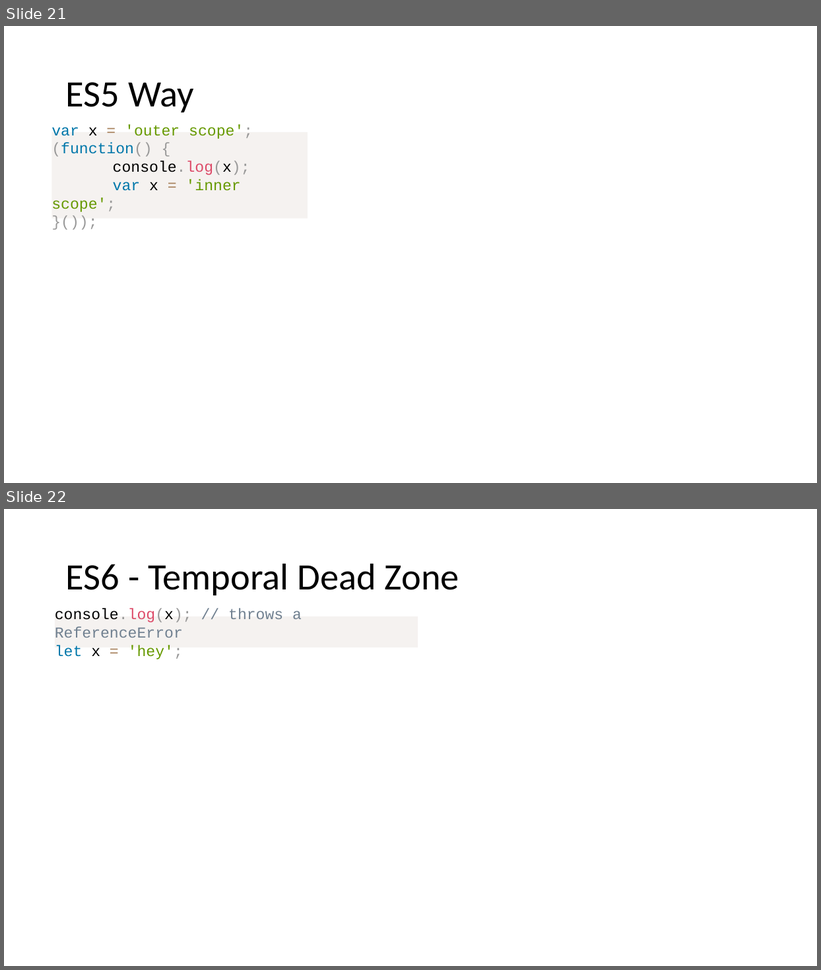
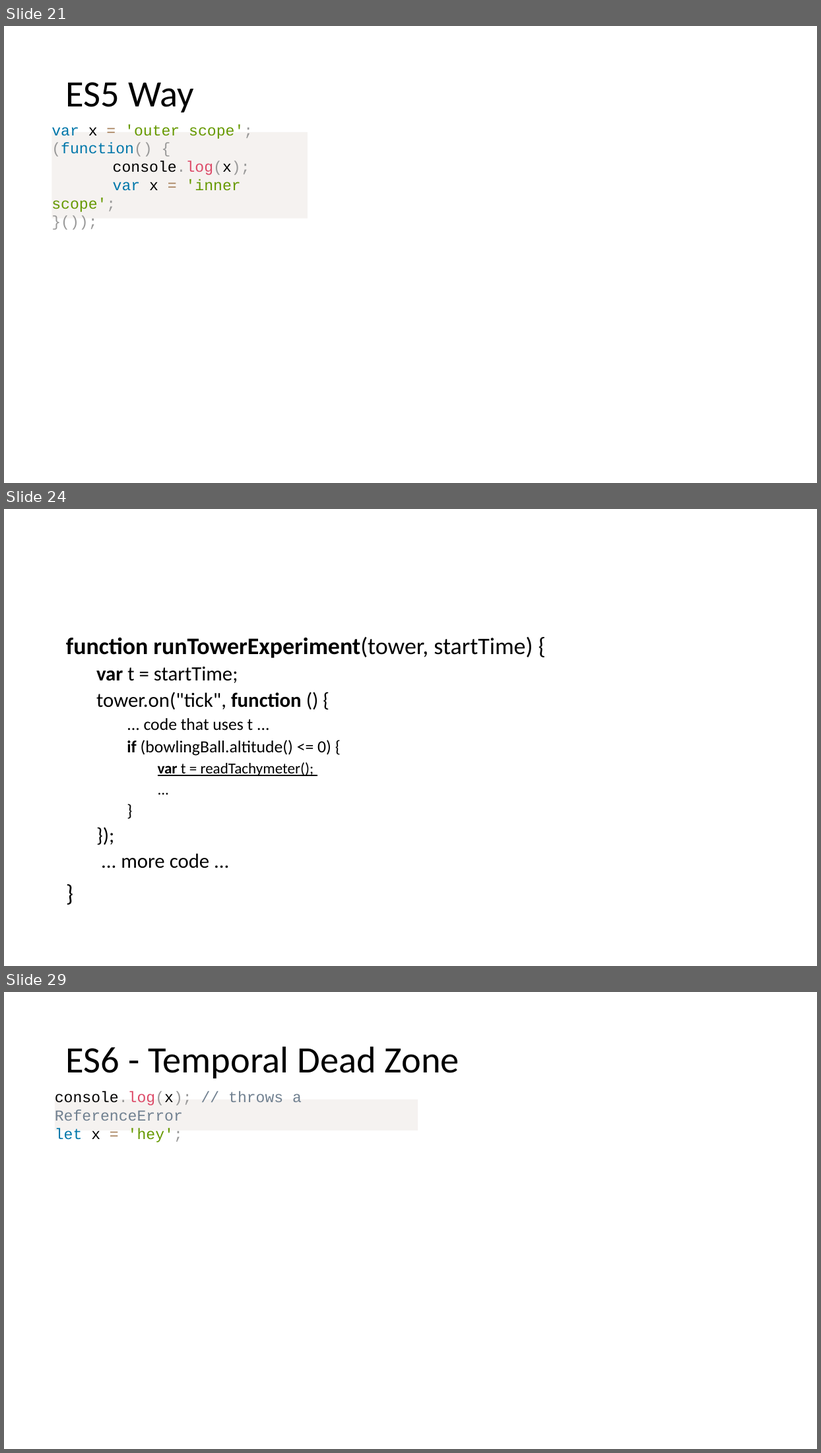
Before and after one commit to dzmitry-varabei/front-end-course, a slide deck: es6/es6.pptx. Shown one above the other, each under a label of ours: slides 21 and 22 before the commit, slides 21, 24 and 29 after it; the slides between them are not shown. The pictures are 821x970 and 821x1453 pixels, drawn with LibreOffice and Linux fonts; fonts in the diff are those of the drawing. Boxes give left, top, right and bottom in pixels: in the first picture for what was removed or moved away, otherwise in the second. Text is boxed around its words. In the diff, an @@ line names an element or a change of style, - is before the commit and + after.

```diff
--- a/es6/es6.pptx
+++ b/es6/es6.pptx
@@ slide 24 added at box(4, 509, 817, 966), background #FFFFFF @@
@@ text added at box(66, 637, 533, 869), 24 pt, text #000000 @@
+function runTowerExperiment(tower, startTime) {
+  var t = startTime;
+  tower.on("tick", function () {
+    ... code that uses t ...
+    if (bowlingBall.altitude() <= 0) {
+      var t = readTachymeter();
+      ...
+    }
+  });
+  ... more code ...
+}
@@ what was slide 22 is now slide 29 @@
```
Also in this commit, not shown: 9 other slides added, 6 other files.
